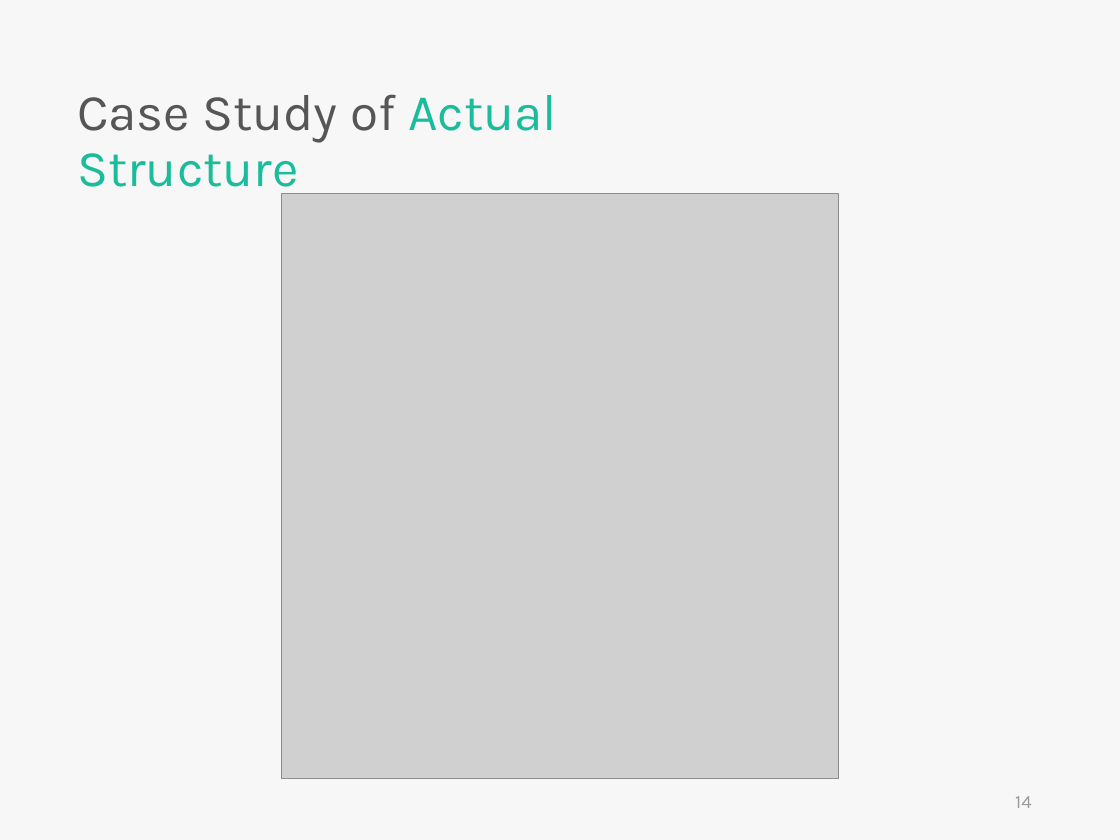
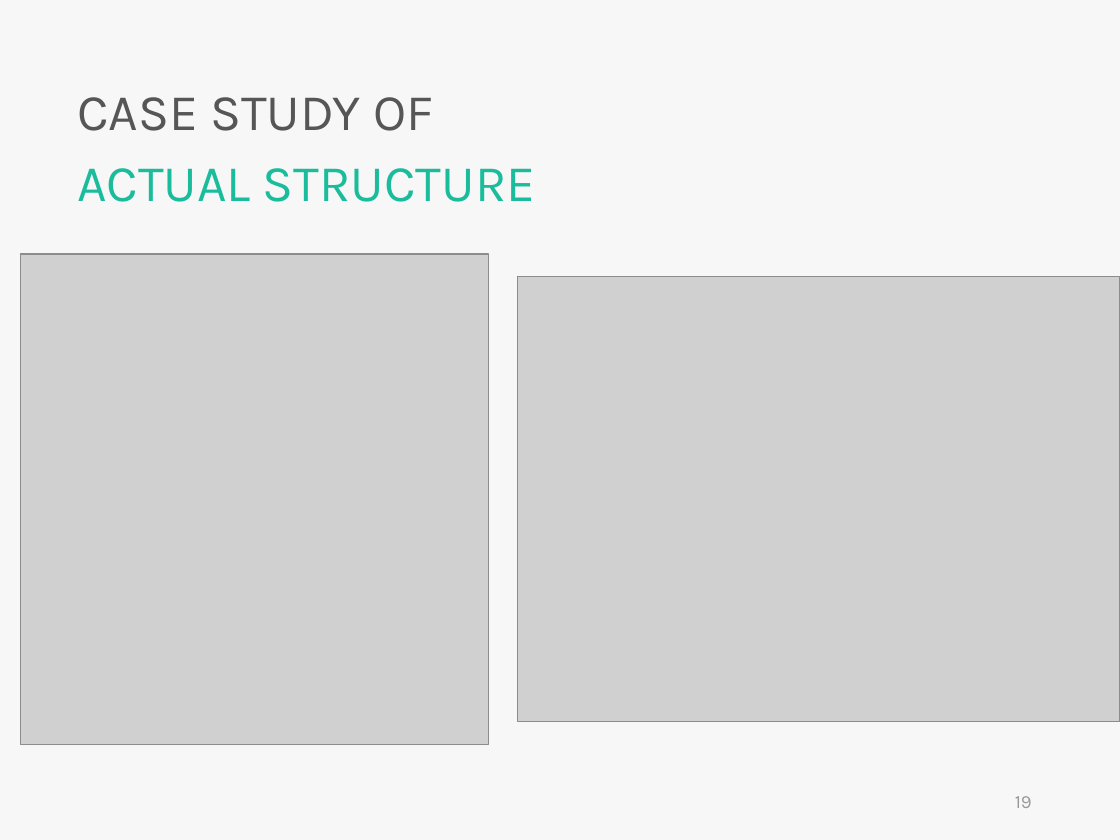
Before and after one commit to skyran1278/VbaProject, a slide deck: slide 19 of 20180126_SmartSplice/20180823_Meeting/SmartSplice.pptx (slide 14 before the commit). Drawn at 1120x840 pixels with LibreOffice and Linux fonts; fonts in the diff are those of the drawing; grey boxes stand for pictures. Boxes give left, top, right and bottom in pixels: in the first picture for what was removed or moved away, otherwise in the second. Text is boxed around its words. In the diff, an @@ line names an element or a change of style, - is before the commit and + after.

```diff
--- a/20180126_SmartSplice/20180823_Meeting/SmartSplice.pptx
+++ b/20180126_SmartSplice/20180823_Meeting/SmartSplice.pptx
@@ text at <box>77,97,535,202</box>: text changed @@
-Case Study of Actual Structure
+CASE STUDY OF
+ACTUAL STRUCTURE
@@ picture: place and size @@
-picture at <box>281,194,839,778</box>
+picture at <box>21,254,488,745</box>
@@ picture added at <box>517,277,1120,721</box> @@
@@ page number at <box>1015,796,1032,808</box>: text changed @@
-14
+19
```
Also in this commit, not shown: 17 other slides changed, 3 slides added, 3 slides removed, 5 other files.
